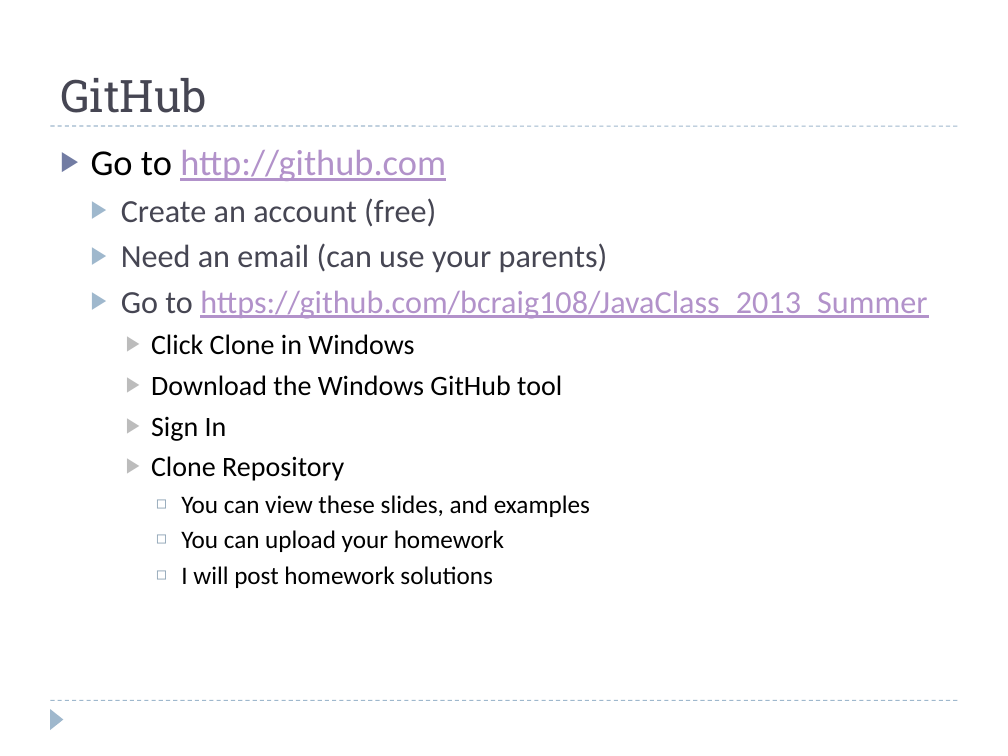
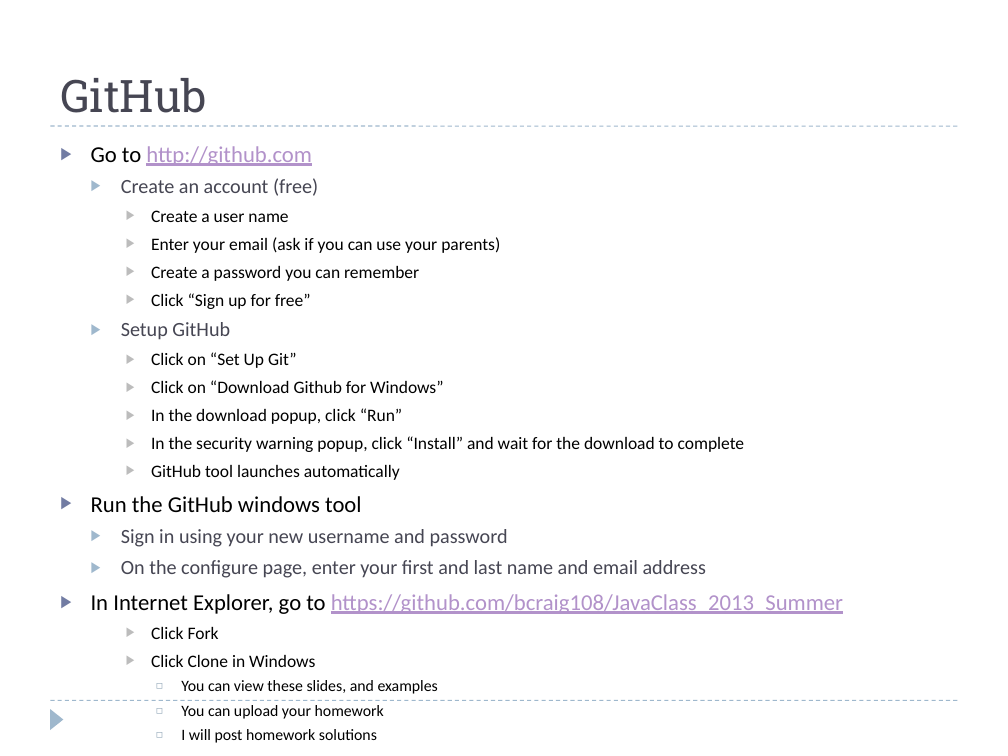
Before and after one commit to fujiboy/JavaClass_2013_Summer, a slide deck: slide 42 of Introduction to Java Programming.pptx. Drawn at 1008x756 pixels with LibreOffice and Linux fonts; fonts in the diff are those of the drawing; background and template pictures are left out. Boxes give left, top, right and bottom in pixels: in the first picture for what was removed or moved away, otherwise in the second. Text is boxed around its words. In the diff, an @@ line names an element or a change of style, - is before the commit and + after.

```diff
--- a/Introduction to Java Programming.pptx
+++ b/Introduction to Java Programming.pptx
@@ text at [91, 146, 438, 743]: size 26 to 16.2 pt in "Go to http://github.com"; size 23 to 14.4 pt in "Create an account (free)"; size 20 to 12.5 pt in "Click Clone in Windows"; size 18 to 11.2 pt in "You can view these slides, and examples", "You can upload your homework", "I will post homework solutions" @@
@@ text at [91, 210, 843, 639]: text changed; size 23 to 12.5 pt; text colour #B292CA to #000000 @@
-  ▶ Need an email (can use your parents)
-  ▶ Go to https://github.com/bcraig108/JavaClass_2013_Summer
+    ▶ Create a user name
+    ▶ Enter your email (ask if you can use your parents)
+    ▶ Create a password you can remember
+    ▶ Click “Sign up for free”
+  ▶ Setup GitHub
+    ▶ Click on “Set Up Git”
+    ▶ Click on “Download Github for Windows”
+    ▶ In the download popup, click “Run”
+    ▶ In the security warning popup, click “Install” and wait for the download to complete
+    ▶ GitHub tool launches automatically
+▶ Run the GitHub windows tool
+  ▶ Sign in using your new username and password
+  ▶ On the configure page, enter your first and last name and email address
+▶ In Internet Explorer, go to https://github.com/bcraig108/JavaClass_2013_Summer
+    ▶ Click Fork
@@ text at [151, 375, 562, 481]: paragraphs removed @@
-    ▶ Download the Windows GitHub tool
-    ▶ Sign In
-    ▶ Clone Repository
```
Also in this commit, not shown: 1 other slide changed.
